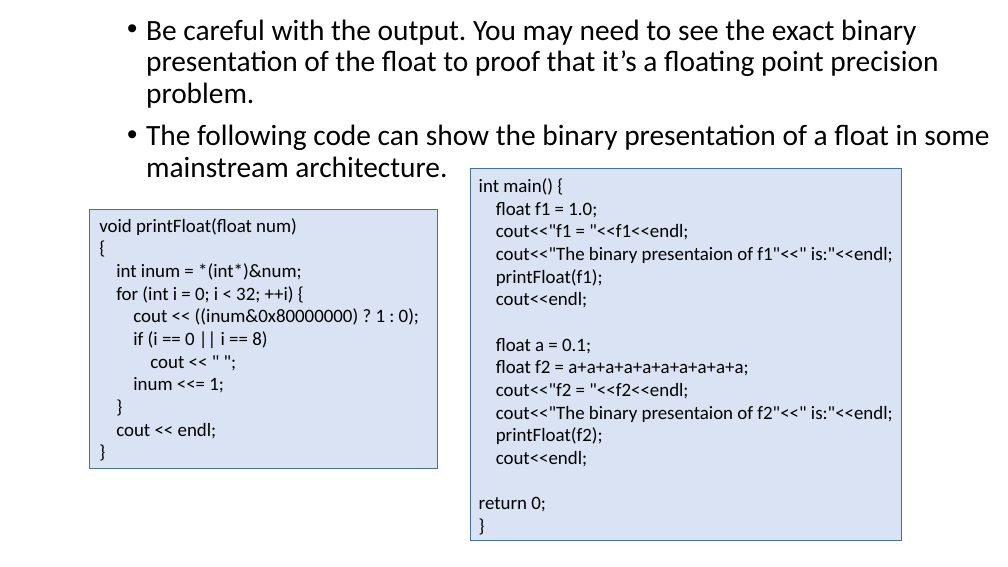
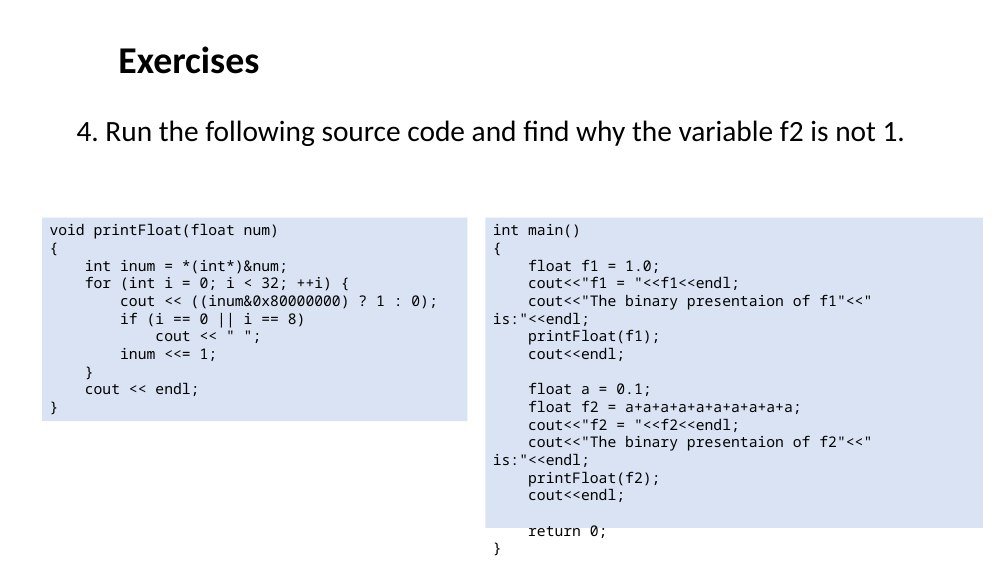
Before and after one commit to ShiqiYu/CPP, a slide deck: slide 17 of week02/Lab02.pptx (slide 20 before the commit). Drawn at 1008x567 pixels with LibreOffice and Linux fonts; fonts in the diff are those of the drawing; background and template pictures are left out. Boxes give left, top, right and bottom in pixels: in the first picture for what was removed or moved away, otherwise in the second. Text is boxed around its words. In the diff, an @@ line names an element or a change of style, - is before the commit and + after.

Commit message:
update the exercises in Lab02

```diff
--- a/week02/Lab02.pptx
+++ b/week02/Lab02.pptx
@@ text added at bbox=[118, 46, 259, 74], 36 pt, text #000000, bold @@
+Exercises
@@ text at bbox=[77, 120, 905, 146]: text changed @@
-• Be careful with the output. You may need to see the exact binary presentation of the float to proof that it’s a floating point precision problem.
-• The following code can show the binary presentation of a float in some mainstream architecture.
+4. Run the following source code and find why the variable f2 is not 1.
@@ rectangle removed at bbox=[470, 169, 901, 541] @@
@@ rectangle removed at bbox=[90, 209, 438, 468] @@
@@ rectangle "void printFloat(float num)": place and size @@
-rectangle "void printFloat(float num)" at bbox=[99, 218, 419, 438]
+rectangle "void printFloat(float num)" at bbox=[42, 218, 468, 421]
@@ rectangle "void printFloat(float num)" at bbox=[42, 218, 468, 421]: size 18 to 14 pt, font Calibri to Noto Sans Mono; fill none to #DAE3F3 @@
@@ rectangle "int main()": place and size @@
-rectangle "int main()" at bbox=[479, 178, 893, 512]
+rectangle "int main()" at bbox=[485, 218, 983, 529]
@@ rectangle "int main()" at bbox=[485, 218, 983, 529]: fill none to #DAE3F3 @@
@@ text in rectangle at bbox=[493, 224, 581, 238]: text changed; size 18 to 14 pt; font Calibri to Noto Sans Mono @@
-int main() {
+int main()
+{
@@ text in rectangle at bbox=[493, 259, 872, 538]: size 18 to 14 pt, font Calibri to Noto Sans Mono @@
```
Also in this commit, not shown: 4 other slides changed, 3 slides removed.
